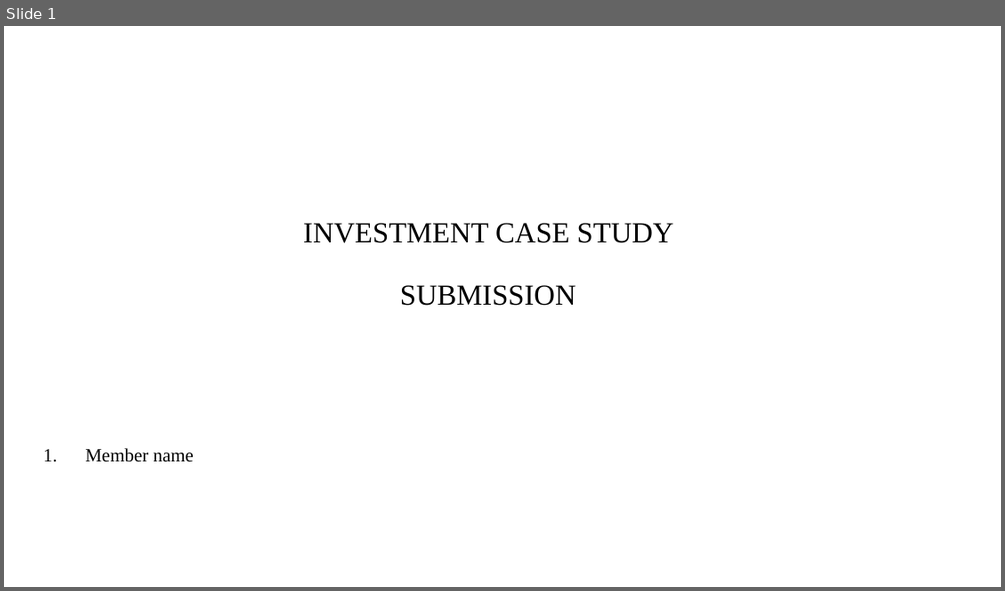
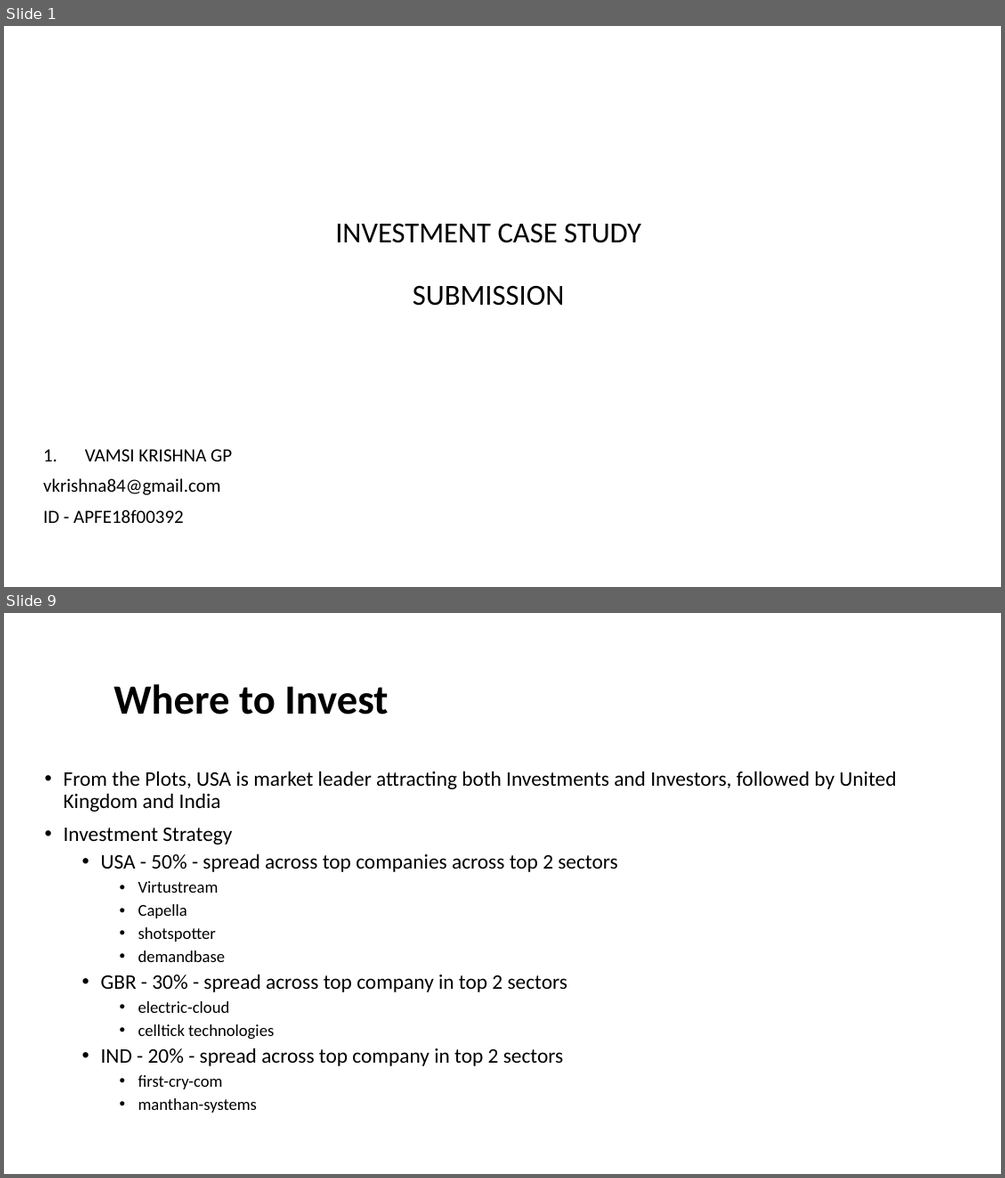
Before and after one commit to vamsigp/IIIT-B, a slide deck: 1. Statistics and Machine Learning/4. Investment Assignment/Spark+Funds+Final+Presentation.pptx. Shown one above the other, each under a label of ours: slide 1 before the commit, slides 1 and 9 after it; the slides between them are not shown. The pictures are 1005x591 and 1005x1178 pixels, drawn with LibreOffice and Linux fonts; fonts in the diff are those of the drawing; background and template pictures are left out. Boxes give left, top, right and bottom in pixels: in the first picture for what was removed or moved away, otherwise in the second. Text is boxed around its words. In the diff, an @@ line names an element or a change of style, - is before the commit and + after.

Commit message:
Investment assignment submission
Investment assignment submission

```diff
--- a/1. Statistics and Machine Learning/4. Investment Assignment/Spark+Funds+Final+Presentation.pptx
+++ b/1. Statistics and Machine Learning/4. Investment Assignment/Spark+Funds+Final+Presentation.pptx
@@ slide 9 added at <box>4,613,1001,1174</box>, background #FFFFFF @@
@@ title added at <box>113,684,388,714</box>, 40 pt, text #000000, bold @@
+Where to Invest
@@ text added at <box>64,771,896,1112</box>, 20 pt, text #000000 @@
+• From the Plots, USA is market leader attracting both Investments and Investors, followed by United Kingdom and India
+• Investment Strategy
+  • USA - 50% - spread across top companies across top 2 sectors
+    • Virtustream
+    • Capella
+    • shotspotter
+    • demandbase
+  • GBR - 30% - spread across top company in top 2 sectors
+    • electric-cloud
+    • celltick technologies
+  • IND - 20% - spread across top company in top 2 sectors
+    • first-cry-com
+    • manthan-systems
@@ slide 1 changed as well @@
@@ title "INVESTMENT CASE STUDY SUBMISSION" at <box>335,223,641,305</box>: font Times New Roman to Calibri @@
@@ subtitle at <box>43,449,232,523</box>: text changed; font Times New Roman to Calibri @@
-1. Member name
+1. VAMSI KRISHNA GP
+vkrishna84@gmail.com
+ID - APFE18f00392
```
Also in this commit, not shown: 7 other slides added, 9 slides removed, 11 other files.
